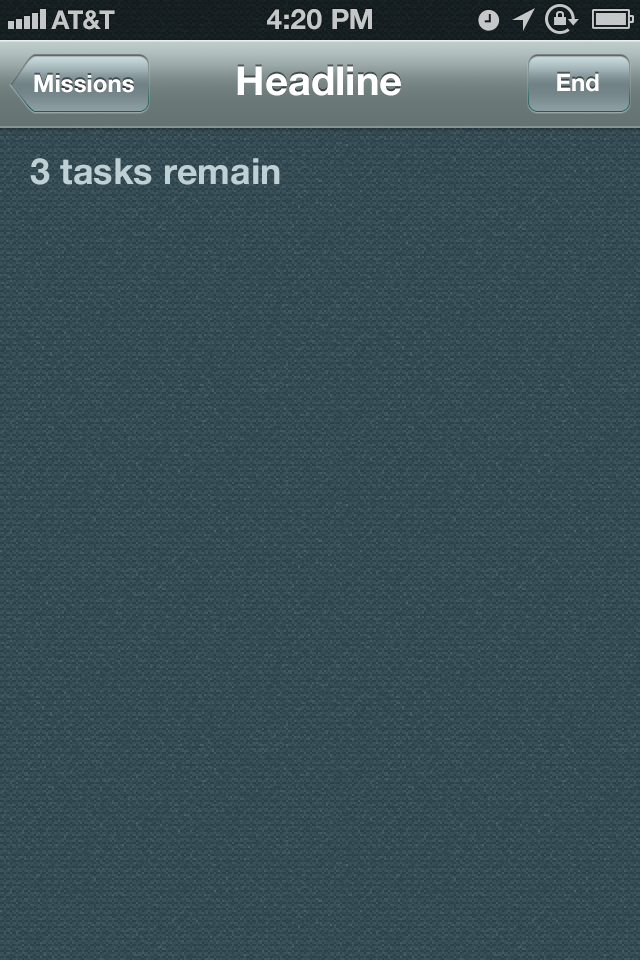
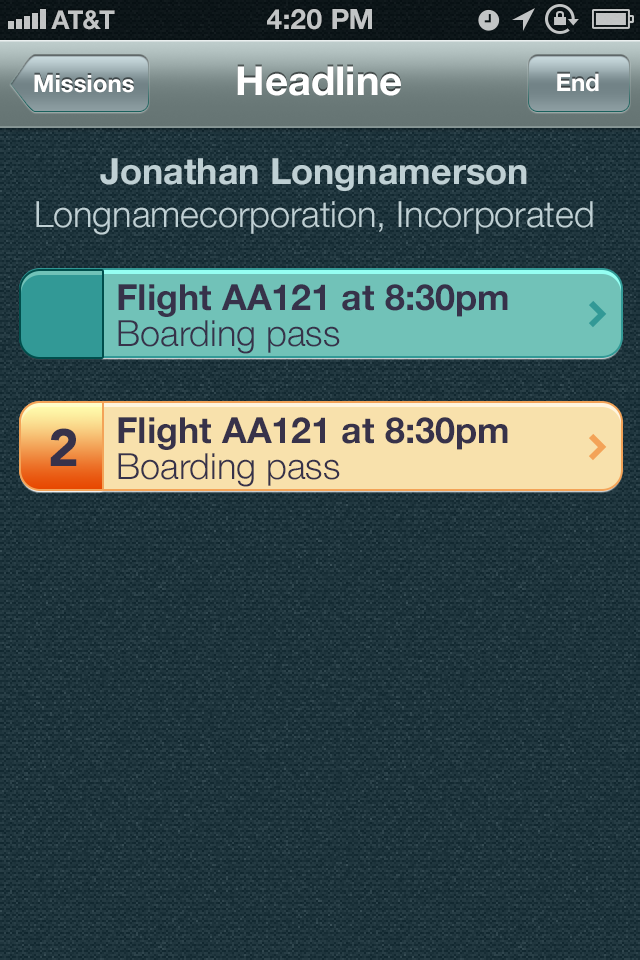
Before/after of a (640, 960) layered artwork. What changed in the layer stack:
added group "taskRow@2x.png copy" with 5 layers above "taskRow@2x.png" over [21, 403, 621, 489]
added layer "2" in group "taskRow@2x.png copy" over [50, 428, 77, 466]
added layer "Label copy" (1st of 2, in "taskRow@2x.png copy") in group "taskRow@2x.png copy" over [118, 417, 508, 487]
added layer "arrow copy 14" (1st of 2, in "taskRow@2x.png copy") in group "taskRow@2x.png copy" over [589, 434, 607, 460]
added layer "TaskCell copy" (1st of 2, in "taskRow@2x.png copy") in group "taskRow@2x.png copy" over [21, 403, 102, 489]
added layer "TaskCell" (1st of 2, in "taskRow@2x.png copy") in group "taskRow@2x.png copy" over [21, 403, 621, 489]
added group "taskRow@2x.png" with 5 layers above "Menu Bar (Blue)" over [21, 270, 621, 357]
added layer "Label copy" (2nd of 2, in "taskRow@2x.png") in group "taskRow@2x.png" over [118, 284, 508, 354]
added layer "arrow copy 14" (2nd of 2, in "taskRow@2x.png") in group "taskRow@2x.png" over [589, 301, 607, 327]
added layer "TaskCell copy" (2nd of 2, in "taskRow@2x.png") in group "taskRow@2x.png" over [21, 271, 102, 357]
added layer "TaskCell" (2nd of 2, in "taskRow@2x.png") in group "taskRow@2x.png" over [21, 270, 621, 356]
renamed "3 tasks remain" to "Label", moved it into group "Menu Bar (Blue)", painted on it over [30, 158, 593, 235]
"texture": opacity 80% → 90% over [0, 0, 640, 960]
